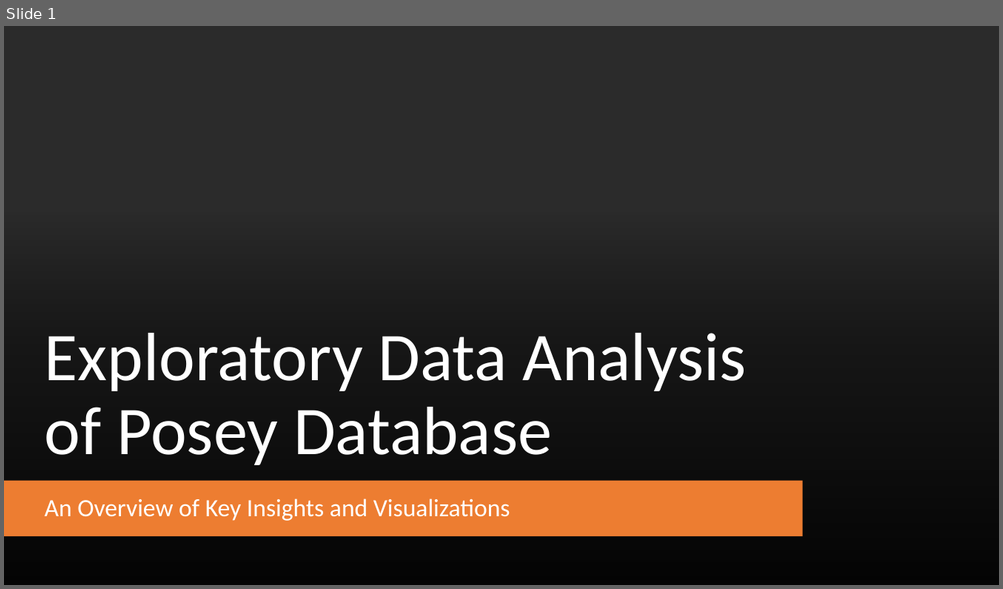
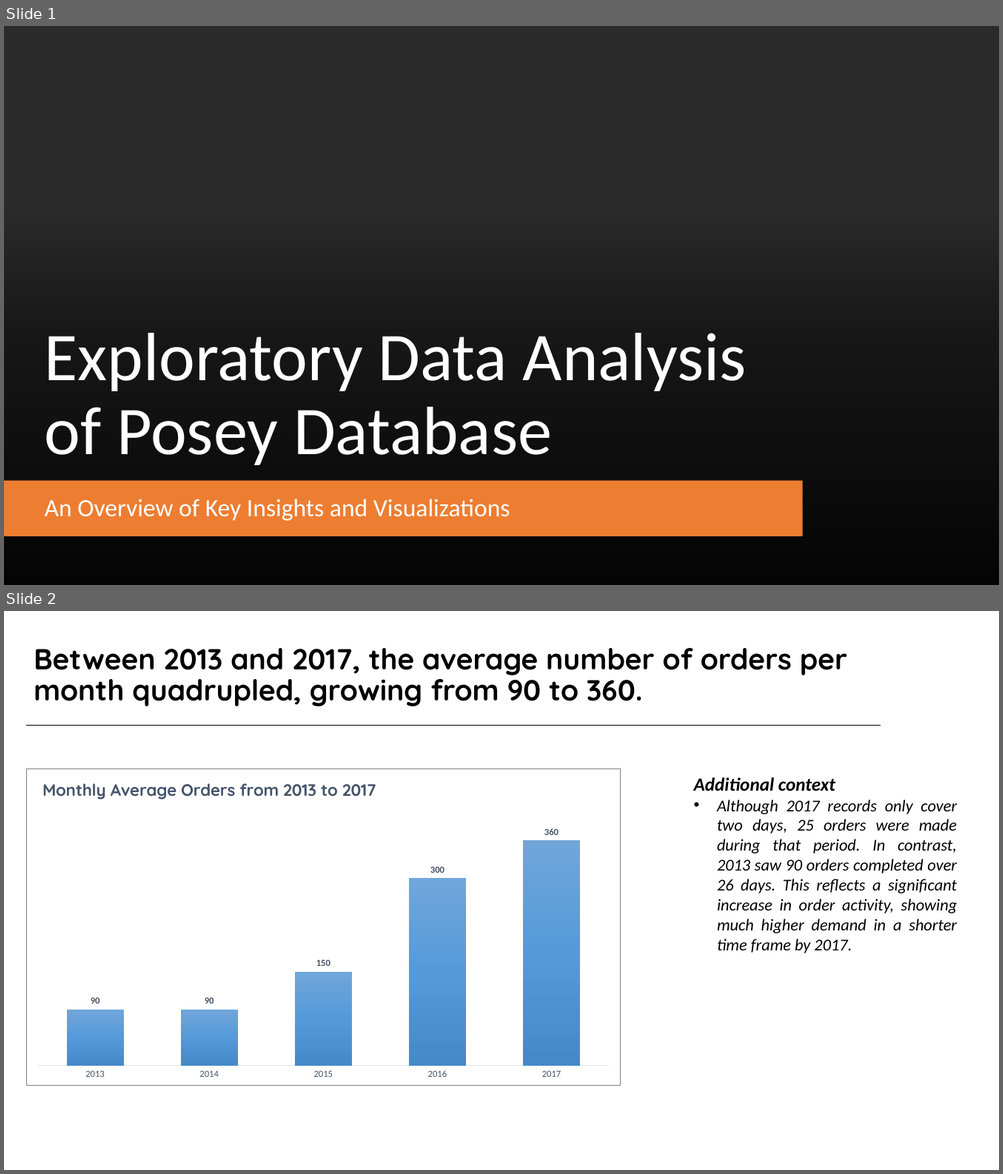
Before and after one commit to osabobo/Group_assign, a slide deck: project3.pptx. Shown one above the other, each under a label of ours: slide 1 before the commit, slides 1 and 2 after it. The pictures are 1003x589 and 1003x1174 pixels, drawn with LibreOffice and Linux fonts; fonts in the diff are those of the drawing; background and template pictures are left out; a plain dark background stands for a picture behind light text. Boxes give left, top, right and bottom in pixels: in the first picture for what was removed or moved away, otherwise in the second. Text is boxed around its words. In the diff, an @@ line names an element or a change of style, - is before the commit and + after.

```diff
--- a/project3.pptx
+++ b/project3.pptx
@@ slide 2 added at (4,611,999,1170), background #FFFFFF @@
@@ title added at (34,648,847,706), 28 pt, text #000000, bold @@
+Between 2013 and 2017, the average number of orders per month quadrupled, growing from 90 to 360.
@@ line added from (26, 726) to (881, 726), #000000 1 pt @@
@@ column chart added at (26,769,620,1086) @@
+title "Monthly Average Orders from 2013 to 2017 "
+categories: 2013, 2014, 2015, 2016, 2017
+Series 1: 90, 90, 150, 300, 360
@@ text added at (694,777,957,954), 16 pt, text #000000, italic @@
+Additional context
+• Although 2017 records only cover two days, 25 orders were made during that period. In contrast, 2013 saw 90 orders completed over 26 days. This reflects a significant increase in order activity, showing much higher demand in a shorter time frame by 2017.
```
Also in this commit, not shown: 1 other slide added, 1 other file.
